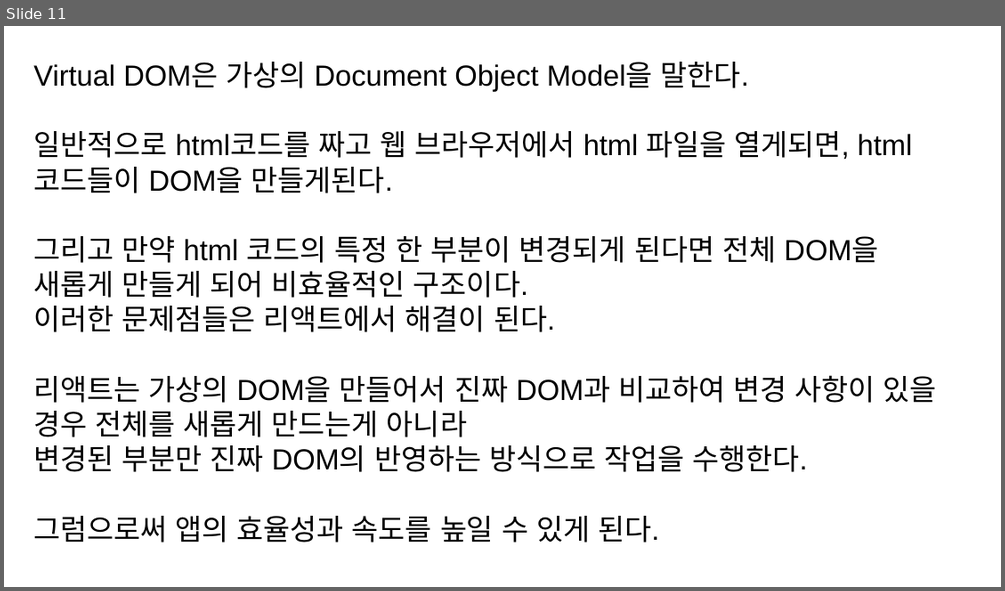
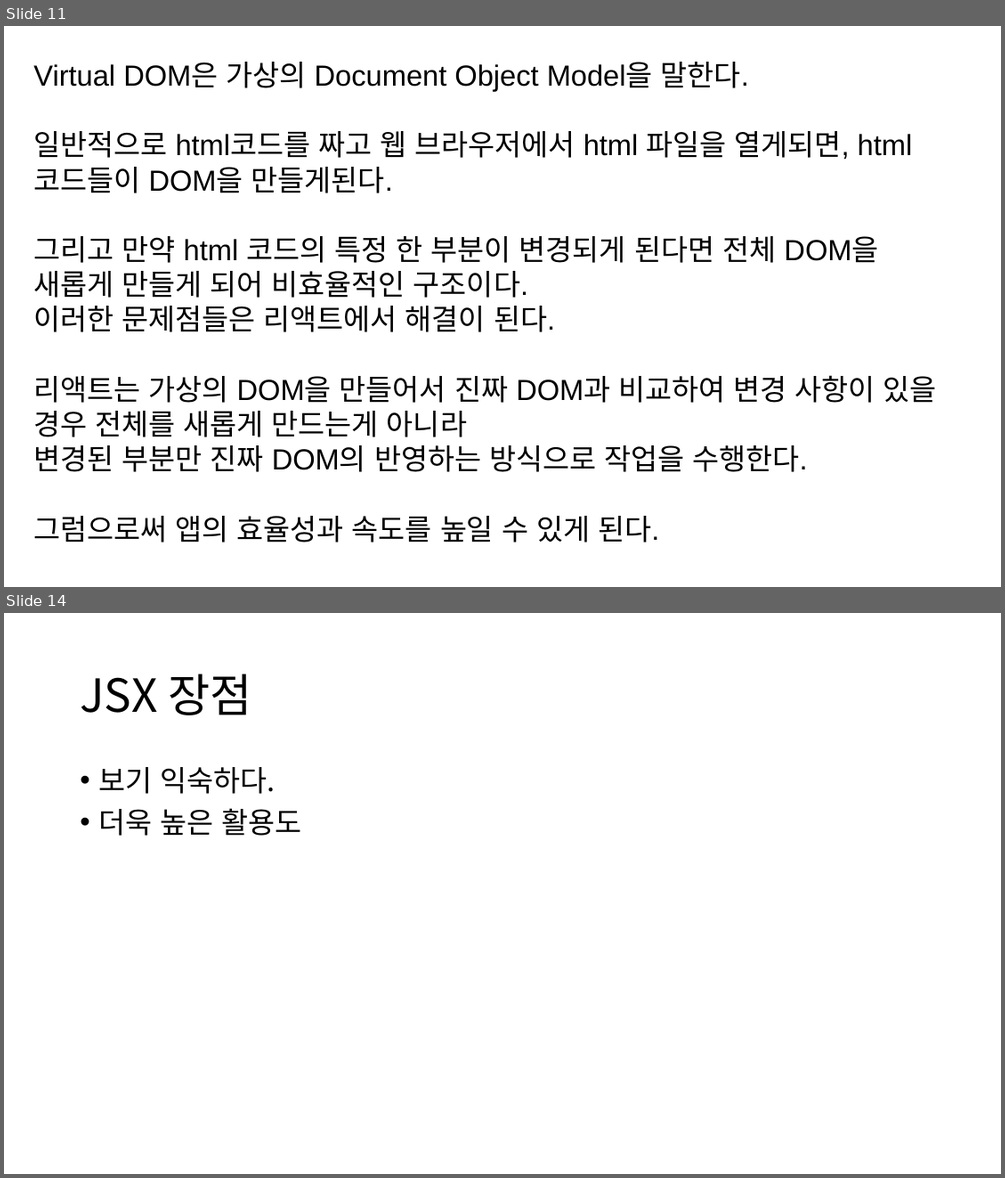
Before and after one commit to ParkNohYul1/study, a slide deck: 리액트/리액트란 무엇인가.pptx. Shown one above the other, each under a label of ours: slide 11 before the commit, slides 11 and 14 after it; the slides between them are not shown. The pictures are 1005x591 and 1005x1178 pixels, drawn with LibreOffice and Linux fonts; fonts in the diff are those of the drawing. Boxes give left, top, right and bottom in pixels: in the first picture for what was removed or moved away, otherwise in the second. Text is boxed around its words. In the diff, an @@ line names an element or a change of style, - is before the commit and + after.

```diff
--- a/리액트/리액트란 무엇인가.pptx
+++ b/리액트/리액트란 무엇인가.pptx
@@ slide 14 added at (4, 613, 1001, 1174), background #FFFFFF @@
@@ title added at (80, 674, 251, 715), 44 pt, text #000000 @@
+JSX 장점
@@ text added at (98, 767, 302, 835), 28 pt, text #000000 @@
+• 보기 익숙하다.
+• 더욱 높은 활용도
```
Also in this commit, not shown: 2 slides changed, 6 other slides added.
